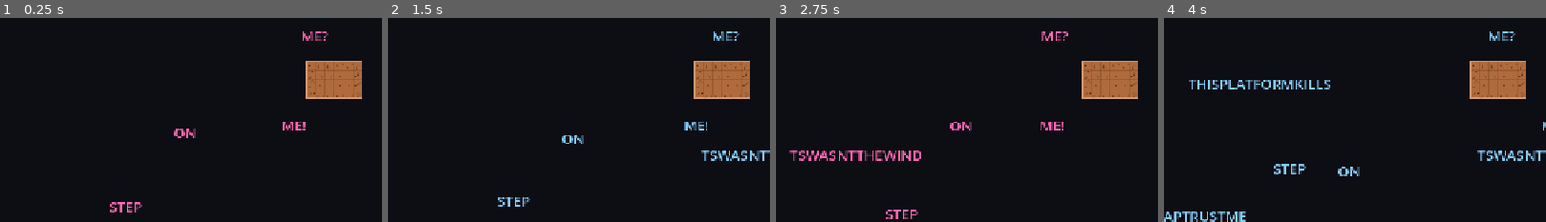
Above: before the commit, frames 1-4 (left to right).
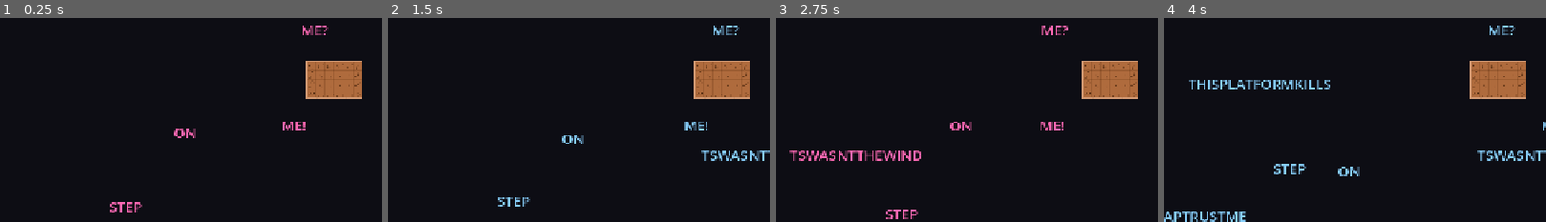
Above: after the commit, the same moments.

Repository: PedroYutaroUEA/touching-stars
Game: Godot game, scene res://scenes/level_03.tscn
Two runs of this game, one before a commit and one after it. Both use one fixed random seed, a clock stepped at 60 frames per second and the inputs below. This scene is started directly instead of the project's main scene.
Inputs:
- Up to frame 1 (0.25 s): no input
- Up to frame 2 (1.5 s): hold Right (ui_right) from 0.53 s (still down); tap W (jump) at 0.6, 0.77, 1.07, 1.35 s
- Up to frame 3 (2.75 s): tap W (jump) at 1.52, 1.82, 2.1 s; release Right (ui_right) at 2.03 s; hold Left (ui_left) from 2.03 s (still down)
- Up to frame 4 (4 s): release Left (ui_left) at 2.78 s; hold Right (ui_right) from 2.78 s (still down); tap W (jump) at 2.85, 3.02, 3.32, 3.6, 3.77 s
The pictures show only the part of the screen within x 50-100%, y 13-62%; the shares and areas given below are measured in that part.

The runs differ from the first frame. In frame 1, 0.3% of the frame differs, in the area x 79-86%, y 3-12%; in frame 2, 0.3%; in frame 3, 0.3%; in frame 4, 0.3%.

Commit message:
feat(level-04): Implements level 04 - Ice floor

Diff:
--- a/scenes/base_level.tscn
+++ b/scenes/base_level.tscn
@@ -6,6 +6,10 @@
 [ext_resource type="Texture2D" uid="uid://lava_tex_uid" path="res://sprites/tilesets/tileset_lava.svg" id="lava_tex"]
 [ext_resource type="Texture2D" uid="uid://spike_tex_uid" path="res://sprites/tilesets/tileset_spike.svg" id="spike_tex"]
 [ext_resource type="Texture2D" uid="uid://cd13fw1tcr0ju" path="res://sprites/tilesets/tileset_base.svg" id="2_dbkse"]
+[ext_resource type="Texture2D" uid="uid://j1wpaxqwij18" path="res://sprites/tilesets/tileset_ice.svg" id="ice_tex"]
+[ext_resource type="Texture2D" uid="uid://c1hqwq0t6u1pk" path="res://sprites/tilesets/tileset_broken-station-outter.svg" id="station_outter_tex"]
+[ext_resource type="Texture2D" uid="uid://424c48fcxovc" path="res://sprites/tilesets/tileset_broken-station-corner.svg" id="station_corner_tex"]
+[ext_resource type="Texture2D" uid="uid://c70wilxn4fal1" path="res://sprites/tilesets/tileset_broken-station-filling.svg" id="station_filling_tex"]
 
 [sub_resource type="TileSetAtlasSource" id="TileSetAtlasSource_0n1tn"]
 texture = ExtResource("2_dbkse")
@@ -176,6 +180,42 @@
 0:0/0 = 0
 0:0/1 = 1
 0:0/1/flip_v = true
+[sub_resource type="TileSetAtlasSource" id="TileSetAtlasSource_ice"]
+texture = ExtResource("ice_tex")
+0:0/0 = 0
+0:0/0/physics_layer_0/polygon_0/points = PackedVector2Array(-8, -8, 8, -8, 8, 8, -8, 8)
+[sub_resource type="TileSetAtlasSource" id="TileSetAtlasSource_station_outter"]
+texture = ExtResource("station_outter_tex")
+0:0/0 = 0
+0:0/0/physics_layer_0/polygon_0/points = PackedVector2Array(-8, -8, 8, -8, 8, 8, -8, 8)
+0:0/1 = 1
+0:0/1/flip_v = true
+0:0/1/physics_layer_0/polygon_0/points = PackedVector2Array(-8, -8, 8, -8, 8, 8, -8, 8)
+0:0/2 = 2
+0:0/2/transpose = true
+0:0/2/physics_layer_0/polygon_0/points = PackedVector2Array(-8, -8, 8, -8, 8, 8, -8, 8)
+0:0/3 = 3
+0:0/3/flip_h = true
+0:0/3/transpose = true
+0:0/3/physics_layer_0/polygon_0/points = PackedVector2Array(-8, -8, 8, -8, 8, 8, -8, 8)
+[sub_resource type="TileSetAtlasSource" id="TileSetAtlasSource_station_corner"]
+texture = ExtResource("station_corner_tex")
+0:0/0 = 0
+0:0/0/physics_layer_0/polygon_0/points = PackedVector2Array(-8, -8, 8, -8, 8, 8, -8, 8)
+0:0/1 = 1
+0:0/1/flip_h = true
+0:0/1/physics_layer_0/polygon_0/points = PackedVector2Array(-8, -8, 8, -8, 8, 8, -8, 8)
+0:0/2 = 2
+0:0/2/flip_v = true
+0:0/2/physics_layer_0/polygon_0/points = PackedVector2Array(-8, -8, 8, -8, 8, 8, -8, 8)
+0:0/3 = 3
+0:0/3/flip_h = true
+0:0/3/flip_v = true
+0:0/3/physics_layer_0/polygon_0/points = PackedVector2Array(-8, -8, 8, -8, 8, 8, -8, 8)
+[sub_resource type="TileSetAtlasSource" id="TileSetAtlasSource_station_filling"]
+texture = ExtResource("station_filling_tex")
+0:0/0 = 0
+0:0/0/physics_layer_0/polygon_0/points = PackedVector2Array(-8, -8, 8, -8, 8, 8, -8, 8)
 [sub_resource type="TileSet" id="TileSet_a8ku5"]
 physics_layer_0/collision_layer = 1
 terrain_set_0/mode = 0
@@ -188,6 +228,10 @@
 sources/4 = SubResource("TileSetAtlasSource_station")
 sources/5 = SubResource("TileSetAtlasSource_lava")
 sources/6 = SubResource("TileSetAtlasSource_spike")
+sources/7 = SubResource("TileSetAtlasSource_ice")
+sources/8 = SubResource("TileSetAtlasSource_station_outter")
+sources/9 = SubResource("TileSetAtlasSource_station_corner")
+sources/10 = SubResource("TileSetAtlasSource_station_filling")
 
 [node name="BaseLevel" type="Node2D" unique_id=2007538441]
 script = ExtResource("1_blvl")
--- /dev/null
+++ b/scenes/level_04.tscn
@@ -0,0 +1,28 @@
+[gd_scene format=3 uid="uid://lvl04"]
+
+[ext_resource type="PackedScene" uid="uid://d1g0b2k5naq80" path="res://scenes/base_level.tscn" id="1_base"]
+[ext_resource type="Script" uid="uid://1ufs1tojxu62" path="res://scripts/level_04.gd" id="2_script"]
+[ext_resource type="PackedScene" uid="uid://ha0ard12345" path="res://entities/hazard.tscn" id="3_hazard"]
+
+[node name="Level04" unique_id=1440842504 instance=ExtResource("1_base")]
+script = ExtResource("2_script")
+
+[node name="SpawnPoint" parent="." index="1" unique_id=1692913305]
+position = Vector2(72, 592)
+
+[node name="CometPoint" parent="." index="2" unique_id=1830228768]
+position = Vector2(1216, 140)
+
+[node name="LevelClearLabel" parent="UILayer" parent_id_path=PackedInt32Array(185168009) index="0" unique_id=550781968]
+visible = true
+
+[node name="LavaFloor" parent="." index="6" unique_id=1294824361 instance=ExtResource("3_hazard")]
+position = Vector2(640, 704)
+scale = Vector2(200, 5)
+
+[node name="CeilingSpikesTier2" parent="." index="7" unique_id=1948201932 instance=ExtResource("3_hazard")]
+position = Vector2(664, 344)
+scale = Vector2(13, 1)
+
+[node name="FloatingSpikeTier3" parent="." index="8" unique_id=1849103921 instance=ExtResource("3_hazard")]
+position = Vector2(712, 232)
--- a/scripts/level_03.gd
+++ b/scripts/level_03.gd
@@ -46,7 +46,7 @@
 	_add_platform("STEP", 0, Vector2(850, 450), Vector2(0, -100), 1.0)
 	_add_platform("ON", 0, Vector2(950, 300), Vector2(0, 100), 1.0)
 	# Final trap
-	_add_platform("ME?", 1, Vector2(1100, 150), Vector2(150, 0), 0.5)
+	_add_platform("ME?", 1, Vector2(1100, 140), Vector2(150, 0), 0.5)
 	# Pussy block
 	_add_platform("ME!", 0, Vector2(1100, 300), Vector2(250, 0), 1.0)
 
--- /dev/null
+++ b/scripts/level_04.gd
@@ -0,0 +1,121 @@
+class_name Level04
+extends BaseLevel
+
+func _ready() -> void:
+	super._ready()
+	_build_level()
+
+func _build_level() -> void:
+	var layer = $TileMapLayer as TileMapLayer
+	if not layer:
+		return
+
+	# =========================================================================
+	# 0. BASE LAVA FLOOR (Abyss across screen bottom: Rows 43 and 44)
+	# =========================================================================
+	for x in range(80):
+		layer.set_cell(Vector2i(x, 43), 5, Vector2i(0, 0))
+		layer.set_cell(Vector2i(x, 44), 5, Vector2i(0, 0))
+
+	# =========================================================================
+	# TIER 1: Bottom floor (Moving Left to Right)
+	# =========================================================================
+	# Spawn Base (Station metal platform - solid traction)
+	_build_station_box(layer, 2, 38, 6, 5)
+
+	# Thin Ice Pillars (alternating between 2 and 3 tiles width)
+	_build_ice_pillar(layer, 8, 38, 10)
+	_build_ice_pillar(layer, 22, 37, 3)
+	_build_ice_pillar(layer, 28, 36, 2)
+	_build_ice_pillar(layer, 33, 36, 3)
+	_build_ice_pillar(layer, 39, 35, 2)
+	_build_ice_pillar(layer, 44, 35, 3)
+	_build_ice_pillar(layer, 50, 34, 2)
+	_build_ice_pillar(layer, 55, 34, 3)
+	_build_ice_pillar(layer, 61, 33, 2)
+	_build_ice_pillar(layer, 66, 33, 2)
+
+	# Station Haven 1: Turnaround platform on the far right (Normal traction)
+	_build_station_box(layer, 71, 32, 7, 6)
+
+	# =========================================================================
+	# TIER 2: Middle floor (Climbing & Moving Right to Left)
+	# =========================================================================
+	# Ice Pillars climbing up-left
+	_build_ice_pillar(layer, 65, 28, 3)
+	_build_ice_pillar(layer, 59, 28, 2)
+	_build_ice_pillar(layer, 53, 27, 3)
+	_build_ice_pillar(layer, 47, 27, 2)
+
+	# Suspended Station Structure & Downward Spikes above Tier 2
+	_build_station_box(layer, 34, 18, 15, 3)
+	for x in range(35, 48):
+		layer.set_cell(Vector2i(x, 21), 6, Vector2i(0, 0), 1) # Inverted ceiling spike
+
+	# Low-clearance Ice Pillars beneath ceiling spikes (forces low tap jumps)
+	_build_ice_pillar(layer, 41, 26, 3)
+	_build_ice_pillar(layer, 35, 26, 2)
+	_build_ice_pillar(layer, 29, 25, 3)
+	_build_ice_pillar(layer, 23, 25, 2)
+	_build_ice_pillar(layer, 17, 24, 3)
+	_build_ice_pillar(layer, 11, 24, 2)
+
+	# Station Haven 2: Turnaround platform on the far left (Normal traction)
+	_build_station_box(layer, 2, 23, 6, 5)
+
+	# =========================================================================
+	# TIER 3: Top floor (Climbing & Moving Left to Right toward the Comet)
+	# =========================================================================
+	# Ice Pillars climbing up-right
+	_build_ice_pillar(layer, 11, 19, 3)
+	_build_ice_pillar(layer, 17, 19, 2)
+	_build_ice_pillar(layer, 22, 18, 3)
+	_build_ice_pillar(layer, 28, 18, 2)
+	_build_ice_pillar(layer, 33, 17, 3)
+	_build_ice_pillar(layer, 39, 17, 2)
+
+	# Floating Obstacle in mid-air
+	layer.set_cell(Vector2i(44, 13), 4, Vector2i(0, 0)) # Station block
+	layer.set_cell(Vector2i(44, 14), 6, Vector2i(0, 0), 1) # Spike hanging down
+
+	_build_ice_pillar(layer, 45, 16, 3)
+	_build_ice_pillar(layer, 52, 15, 2)
+	_build_ice_pillar(layer, 58, 14, 3)
+
+	# Final Launch Runway: 5-tile ice runway to build up momentum for the grand leap
+	_build_ice_pillar(layer, 64, 13, 5)
+
+	# Goal Platform: Floating Sanctum holding the Comet
+	_build_station_box(layer, 74, 11, 5, 4)
+
+func _build_ice_pillar(layer: TileMapLayer, start_x: int, y: int, width: int, height: int = 2) -> void:
+	for x in range(start_x, start_x + width):
+		for py in range(y, y + height):
+			layer.set_cell(Vector2i(x, py), 7, Vector2i(0, 0), 0)
+
+func _build_station_box(layer: TileMapLayer, start_x: int, start_y: int, w: int, h: int) -> void:
+	for x in range(start_x, start_x + w):
+		for y in range(start_y, start_y + h):
+			var is_left: bool = (x == start_x)
+			var is_right: bool = (x == start_x + w - 1)
+			var is_top: bool = (y == start_y)
+			var is_bottom: bool = (y == start_y + h - 1)
+
+			if is_top and is_left:
+				layer.set_cell(Vector2i(x, y), 9, Vector2i(0, 0), 0) # Corner Top-Left
+			elif is_top and is_right:
+				layer.set_cell(Vector2i(x, y), 9, Vector2i(0, 0), 1) # Corner Top-Right
+			elif is_bottom and is_left:
+				layer.set_cell(Vector2i(x, y), 9, Vector2i(0, 0), 2) # Corner Bottom-Left
+			elif is_bottom and is_right:
+				layer.set_cell(Vector2i(x, y), 9, Vector2i(0, 0), 3) # Corner Bottom-Right
+			elif is_top:
+				layer.set_cell(Vector2i(x, y), 8, Vector2i(0, 0), 0) # Outter Top
+			elif is_bottom:
+				layer.set_cell(Vector2i(x, y), 8, Vector2i(0, 0), 1) # Outter Bottom
+			elif is_left:
+				layer.set_cell(Vector2i(x, y), 8, Vector2i(0, 0), 2) # Outter Left
+			elif is_right:
+				layer.set_cell(Vector2i(x, y), 8, Vector2i(0, 0), 3) # Outter Right
+			else:
+				layer.set_cell(Vector2i(x, y), 10, Vector2i(0, 0), 0) # Filling Center
--- a/scripts/player.gd
+++ b/scripts/player.gd
@@ -10,6 +10,12 @@
 @export var max_speed: float = 300.0
 @export var acceleration: float = 2000.0
 @export var friction: float = 2500.0
+
+@export_group("Ice Physics")
+@export var ice_acceleration: float = 350.0
+@export var ice_friction: float = 80.0
+@export var ice_air_acceleration: float = 250.0
+@export var always_ice: bool = false
 
 @export_group("Jumping")
 @export var jump_velocity: float = -450.0
@@ -24,13 +30,32 @@
 var _coyote_timer: float = 0.0
 var _jump_buffer_timer: float = 0.0
 
+var is_on_ice: bool = false
+var was_on_ice_when_jumped: bool = false
+
+func _ready() -> void:
+	_check_floor_surface()
+
 func _physics_process(delta: float) -> void:
+	# Determine acceleration and friction based on surface and air state
+	var current_accel: float = acceleration
+	var current_friction: float = friction
+
+	if is_on_floor():
+		if is_on_ice:
+			current_accel = ice_acceleration
+			current_friction = ice_friction
+	else:
+		if was_on_ice_when_jumped:
+			current_accel = ice_air_acceleration
+			current_friction = 0.0 # Preserve horizontal slide inertia in mid-air
+
 	# Handle Horizontal Movement
 	var direction: float = Input.get_axis("ui_left", "ui_right")
 	if direction != 0.0:
-		velocity.x = move_toward(velocity.x, direction * max_speed, acceleration * delta)
+		velocity.x = move_toward(velocity.x, direction * max_speed, current_accel * delta)
 	else:
-		velocity.x = move_toward(velocity.x, 0, friction * delta)
+		velocity.x = move_toward(velocity.x, 0.0, current_friction * delta)
 
 	# Handle Jump Buffer Timer
 	if Input.is_action_just_pressed("ui_up"):
@@ -41,6 +66,7 @@
 	# Handle Coyote Timer
 	if is_on_floor():
 		_coyote_timer = coyote_time
+		was_on_ice_when_jumped = is_on_ice
 	else:
 		_coyote_timer -= delta
 		# Add gravity
@@ -51,12 +77,47 @@
 		velocity.y = jump_velocity
 		_jump_buffer_timer = 0.0
 		_coyote_timer = 0.0
+		was_on_ice_when_jumped = is_on_ice
 
 	# Variable Jump Height (release jump to fall faster)
 	if Input.is_action_just_released("ui_up") and velocity.y < 0.0:
 		velocity.y *= 0.5
 
 	move_and_slide()
+	_check_floor_surface()
+
+func _check_floor_surface() -> void:
+	if always_ice:
+		is_on_ice = true
+		return
+
+	if not is_on_floor():
+		return
+
+	is_on_ice = false
+
+	# 1. Slide collision check (exact physics contact point)
+	for i in range(get_slide_collision_count()):
+		var col: KinematicCollision2D = get_slide_collision(i)
+		if col.get_normal().y < -0.6:
+			var collider: Object = col.get_collider()
+			if collider is TileMapLayer:
+				var layer: TileMapLayer = collider as TileMapLayer
+				var hit_point: Vector2 = col.get_position() - col.get_normal() * 4.0
+				var map_pos: Vector2i = layer.local_to_map(layer.to_local(hit_point))
+				if layer.get_cell_source_id(map_pos) == 7: # Source 7 is Ice
+					is_on_ice = true
+					return
+
+	# 2. Direct probe check beneath player's feet (center, left foot, right foot)
+	var parent_layer: TileMapLayer = get_parent().get_node_or_null("TileMapLayer") as TileMapLayer
+	if parent_layer:
+		for offset_x in [0.0, -6.0, 6.0]:
+			var probe_pos: Vector2 = global_position + Vector2(offset_x, 4.0)
+			var map_pos: Vector2i = parent_layer.local_to_map(parent_layer.to_local(probe_pos))
+			if parent_layer.get_cell_source_id(map_pos) == 7:
+				is_on_ice = true
+				return
 
 func die() -> void:
 	if not is_physics_processing():
Not shown, added: scripts/level_04.gd.uid
Not shown, changed: ACTIVE_TASK.md
Not shown, changed: TREE.md
